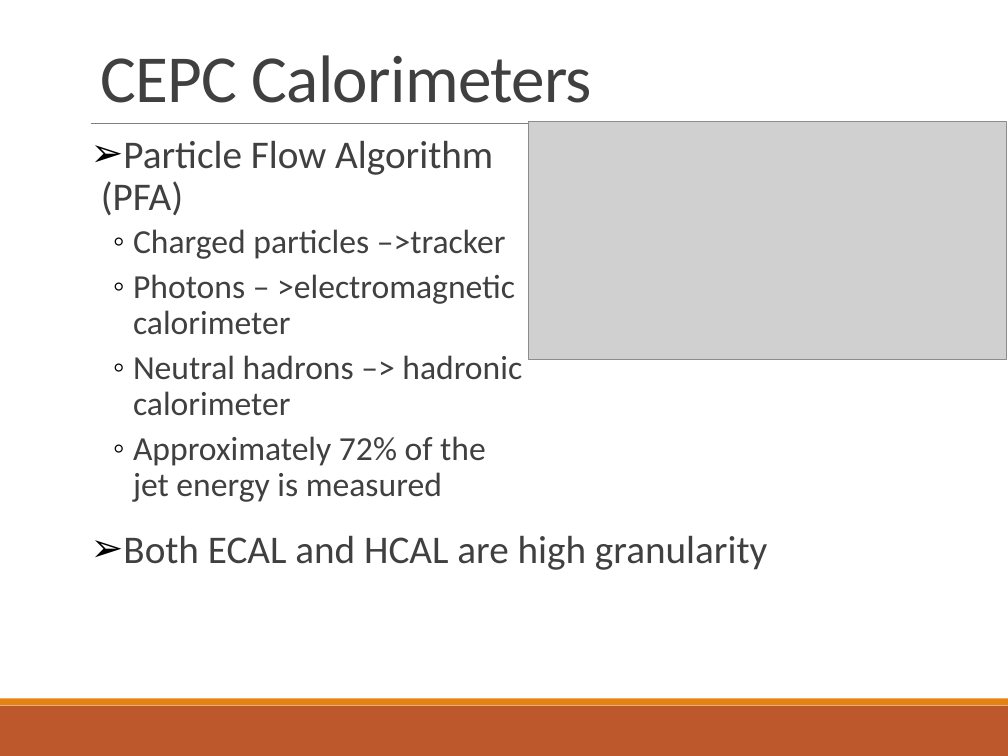
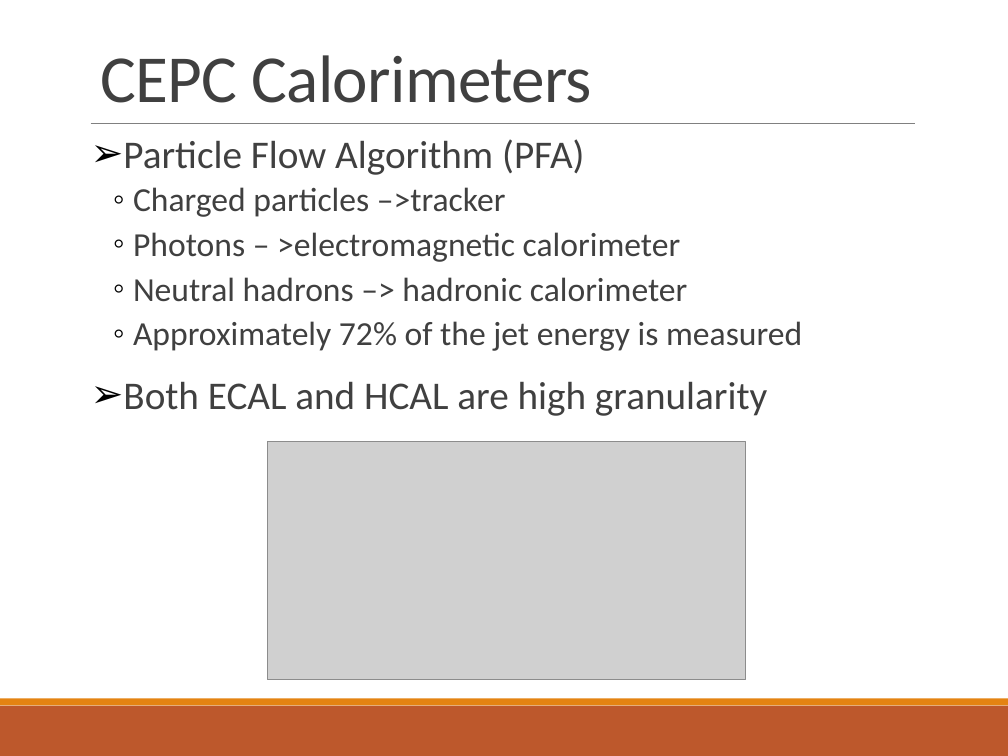
Before and after one commit to wyu0725/SDHCAL_DAQ, a slide deck: slide 5 of Slides/DHCAL_ReadOutElectronics.pptx. Drawn at 1008x756 pixels with LibreOffice and Linux fonts; fonts in the diff are those of the drawing; grey boxes stand for pictures. Boxes give left, top, right and bottom in pixels: in the first picture for what was removed or moved away, otherwise in the second. Text is boxed around its words. In the diff, an @@ line names an element or a change of style, - is before the commit and + after.

```diff
--- a/Slides/DHCAL_ReadOutElectronics.pptx
+++ b/Slides/DHCAL_ReadOutElectronics.pptx
@@ text at [123, 381, 767, 416]: paragraph added @@
+➢ Both ECAL and HCAL are high granularity
@@ picture: place and size @@
-picture at [528, 121, 1007, 359]
+picture at [267, 442, 746, 679]
@@ text removed at [123, 535, 767, 570] @@
-➢ Both ECAL and HCAL are high granularity
```
Also in this commit, not shown: 2 other slides changed, 6 slides added.
